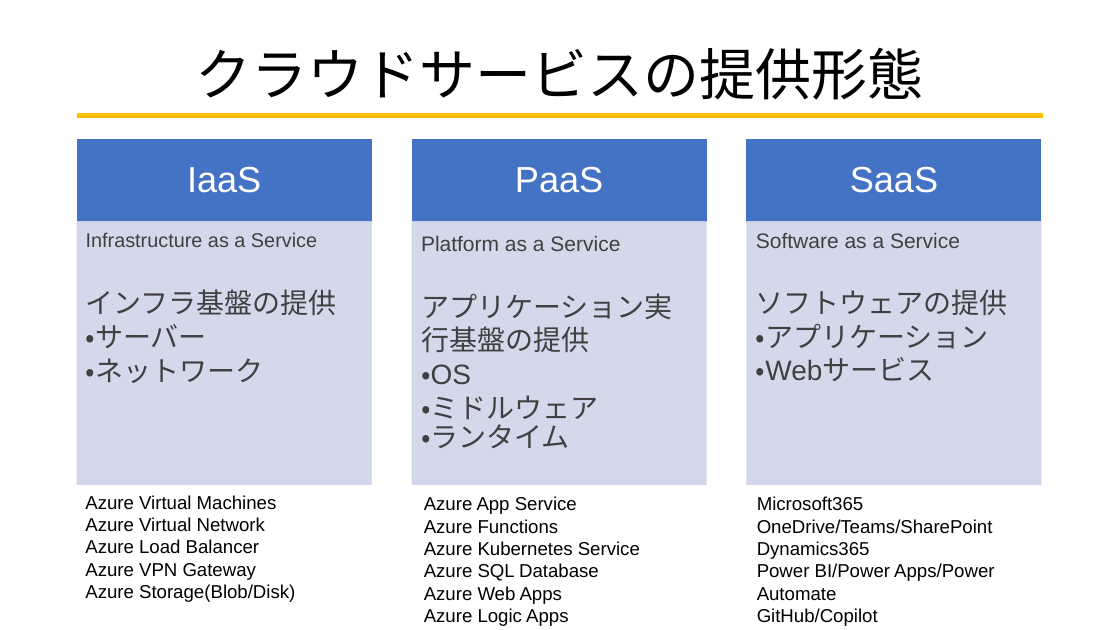
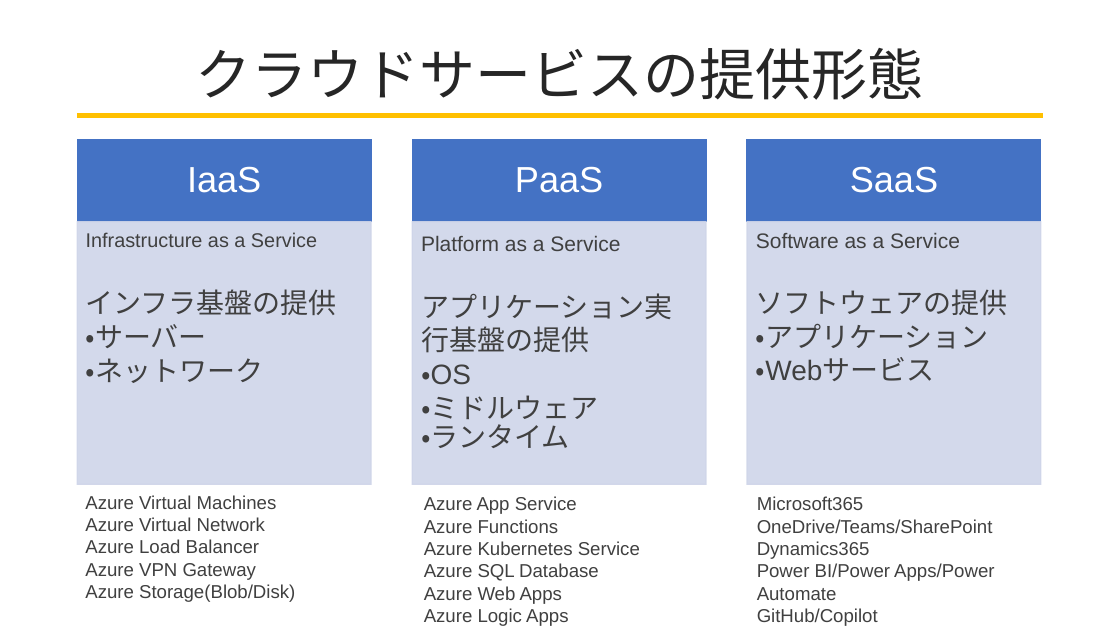
Before and after one commit to AeolusSoul/memo, a slide deck: slide 13 of 1-MSとは.pptx. Drawn at 1120x630 pixels with LibreOffice and Linux fonts; fonts in the diff are those of the drawing. Boxes give left, top, right and bottom in pixels: in the first picture for what was removed or moved away, otherwise in the second. Text is boxed around its words. In the diff, an @@ line names an element or a change of style, - is before the commit and + after.

```diff
--- a/1-MSとは.pptx
+++ b/1-MSとは.pptx
@@ title "クラウドサービスの提供形態" at [196,48,924,100]: text colour #000000 to #262626 @@
@@ text colour #000000 to #404040 in 3 elements at [85,495,295,602], [424,496,640,626], [757,496,994,626] @@
```
Also in this commit, not shown: 2 other slides changed, 20 slides added, 1 slide removed.
